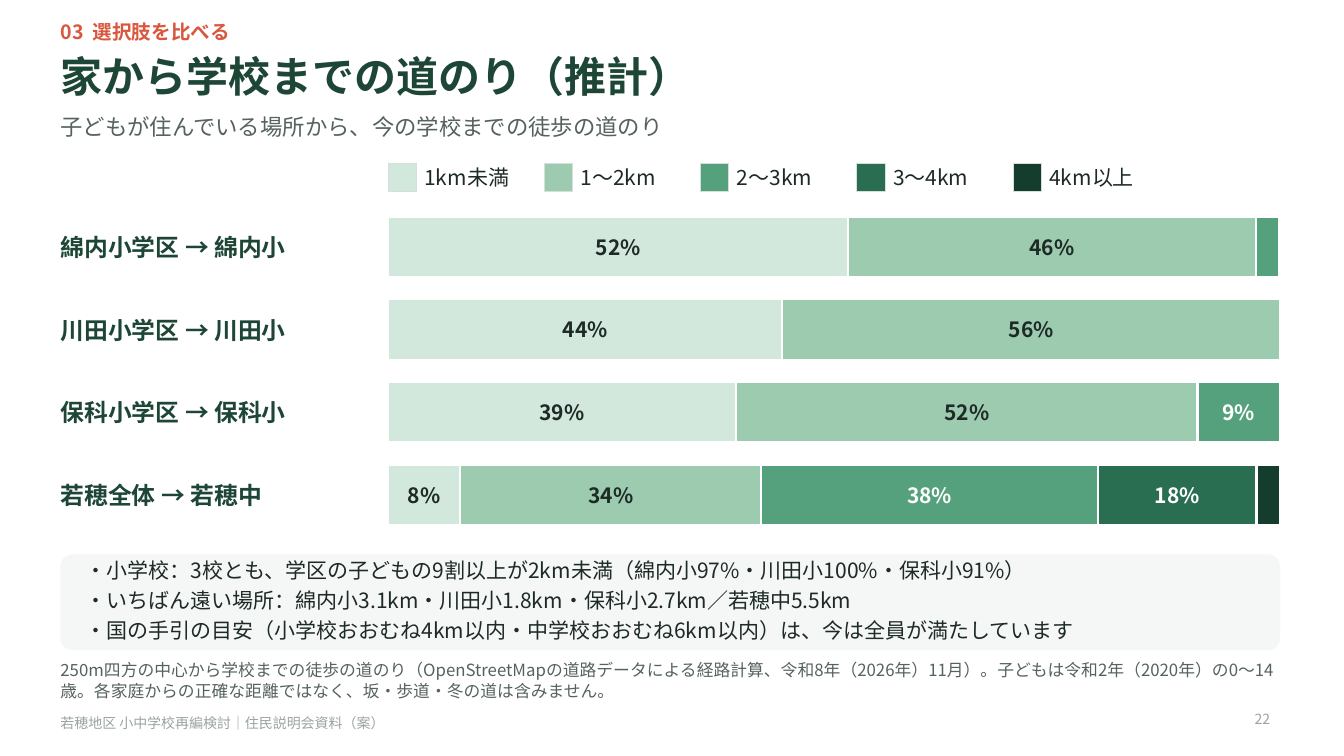
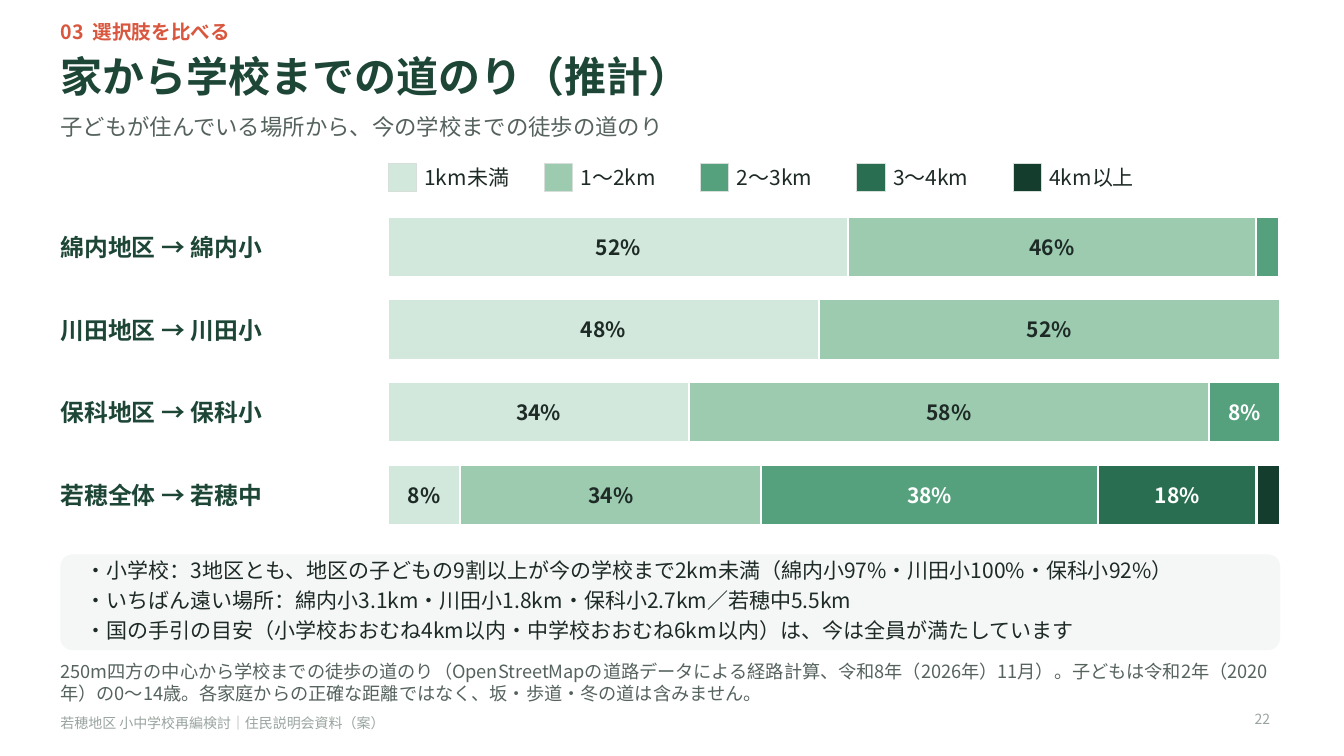
Before and after one commit to Masaki12008/GS, a slide deck: slide 22 of output/若穂地区_住民説明会資料.pptx. Drawn at 1344x756 pixels with LibreOffice and Linux fonts; fonts in the diff are those of the drawing. Boxes give left, top, right and bottom in pixels: in the first picture for what was removed or moved away, otherwise in the second. Text is boxed around its words. In the diff, an @@ line names an element or a change of style, - is before the commit and + after.

```diff
--- a/output/若穂地区_住民説明会資料.pptx
+++ b/output/若穂地区_住民説明会資料.pptx
@@ text at <box>60,235,262,259</box>: text changed @@
-綿内小学区 → 綿内小
+綿内地区 → 綿内小
@@ rectangle: place and size @@
-rectangle at <box>388,299,782,360</box>
+rectangle at <box>388,299,819,360</box>
@@ rectangle: place and size @@
-rectangle at <box>782,299,1280,360</box>
+rectangle at <box>819,299,1280,360</box>
@@ text at <box>60,318,262,341</box>: text changed @@
-川田小学区 → 川田小
+川田地区 → 川田小
@@ text at <box>581,321,626,338</box>: text changed @@
-44%
+48%
@@ text at <box>1027,321,1072,338</box>: text changed @@
-56%
+52%
@@ rectangle: place and size @@
-rectangle at <box>388,382,736,443</box>
+rectangle at <box>388,382,690,443</box>
@@ rectangle: place and size @@
-rectangle at <box>736,382,1198,443</box>
+rectangle at <box>690,382,1209,443</box>
@@ rectangle: place and size @@
-rectangle at <box>1198,382,1280,443</box>
+rectangle at <box>1209,382,1280,443</box>
@@ text at <box>60,400,262,423</box>: text changed @@
-保科小学区 → 保科小
+保科地区 → 保科小
@@ text at <box>516,404,561,421</box>: text changed @@
-39%
+34%
@@ text at <box>926,404,971,421</box>: text changed @@
-52%
+58%
@@ text at <box>1228,404,1261,421</box>: text changed @@
-9%
+8%
@@ text at <box>86,560,1173,580</box>: text changed @@
-・小学校：3校とも、学区の子どもの9割以上が2km未満（綿内小97%・川田小100%・保科小91%）
+・小学校：3地区とも、地区の子どもの9割以上が今の学校まで2km未満（綿内小97%・川田小100%・保科小92%）
@@ text "250m四方の中心から学校までの徒歩の道のり（OpenStreetMapの道路データによる経路計算、令和8年（2026年 ..." at <box>60,662,1267,702</box>: size 12 to 13 pt @@
```
Also in this commit, not shown: 27 other slides changed, 14 other files.
